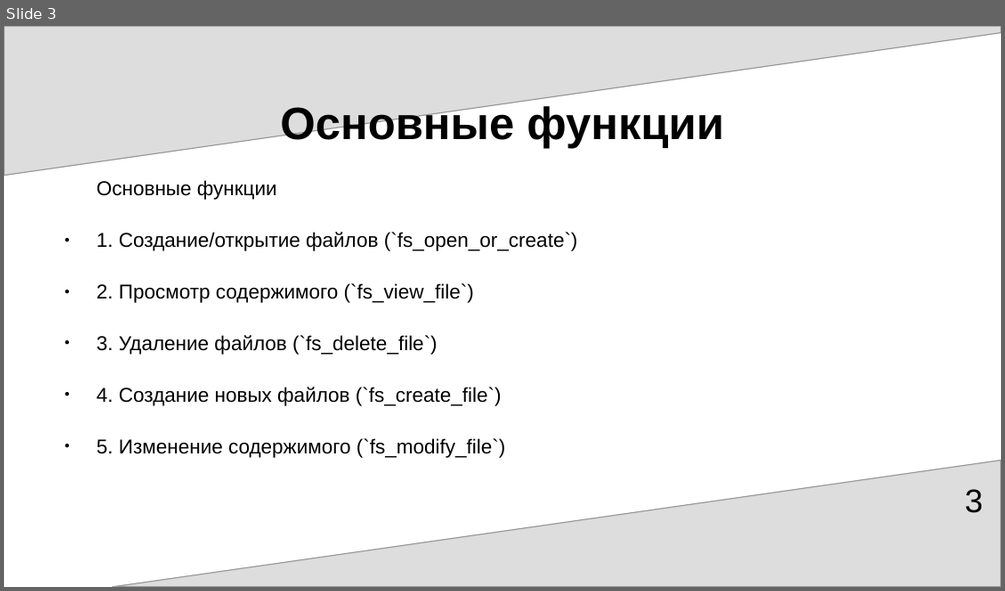
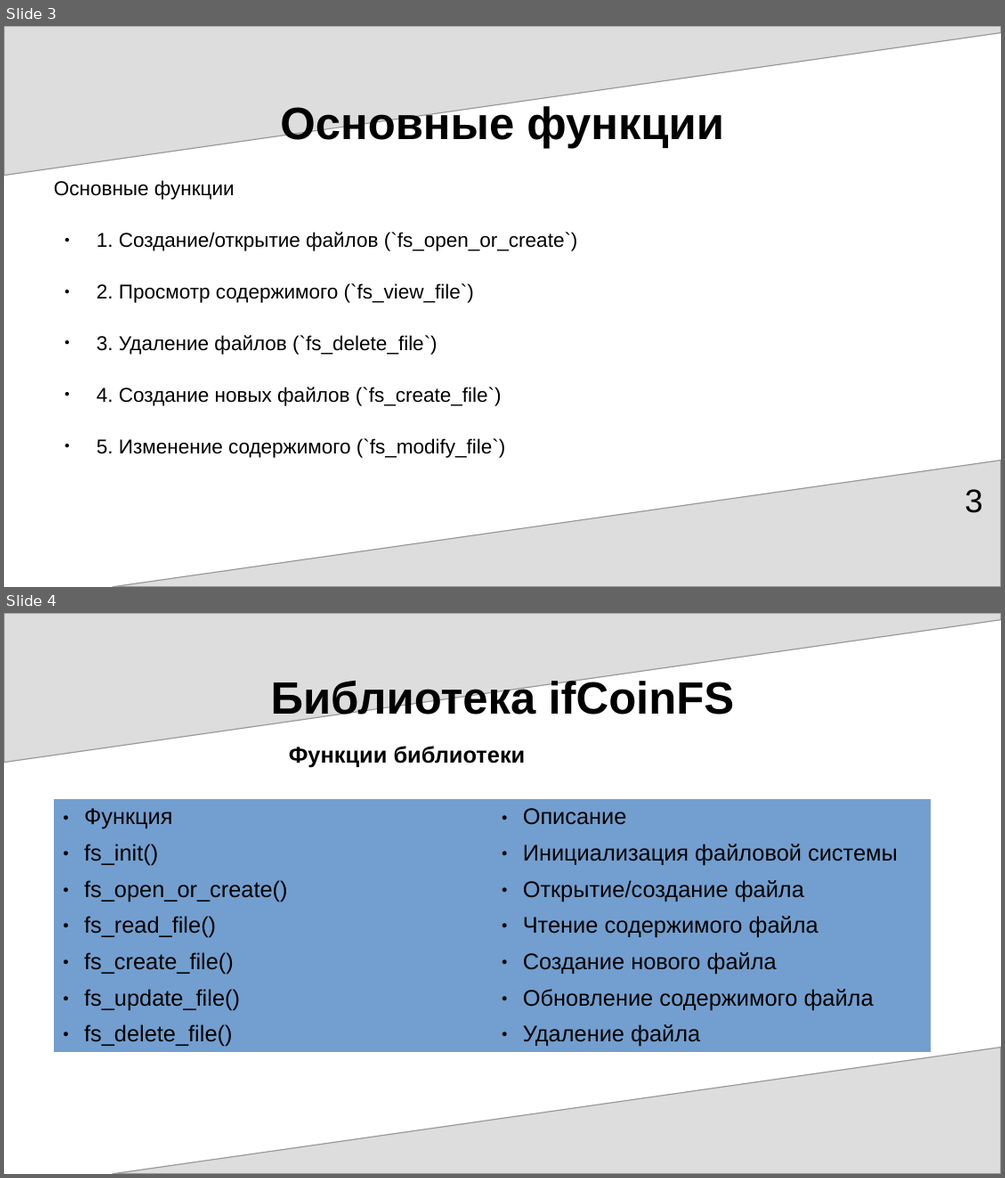
Before and after one commit to P0KAMOLODOY/Proekt, a slide deck: ifCoinFS.odp. Shown one above the other, each under a label of ours: slide 3 before the commit, slides 3 and 4 after it. The pictures are 1005x591 and 1005x1178 pixels, drawn with LibreOffice and Linux fonts; fonts in the diff are those of the drawing. Boxes give left, top, right and bottom in pixels: in the first picture for what was removed or moved away, otherwise in the second. Text is boxed around its words. In the diff, an @@ line names an element or a change of style, - is before the commit and + after.

```diff
--- a/ifCoinFS.odp
+++ b/ifCoinFS.odp
@@ slide 4 added at (4, 613, 1001, 1174), background #FFFFFF; not listed: 2 template elements that a slide beside it also shows @@
@@ text added at (271, 677, 735, 722), 36 pt, text #000000, bold @@
+Библиотека ifCoinFS
@@ free added at (280, 736, 613, 953), 18 pt, text #000000, bold @@
+Функции библиотеки
@@ table added at (54, 798, 931, 1052), 7 rows, 2 columns @@
+Функция | Описание
+fs_init() | Инициализация файловой системы
+fs_open_or_create() | Открытие/создание файла
+fs_read_file() | Чтение содержимого файла
+fs_create_file() | Создание нового файла
+fs_update_file() | Обновление содержимого файла
+fs_delete_file() | Удаление файла
@@ slide 3 changed as well @@
@@ text "Основные функции" at (54, 180, 578, 458): indent changed @@
```
Also in this commit, not shown: 2 other slides changed, 2 other slides added.
